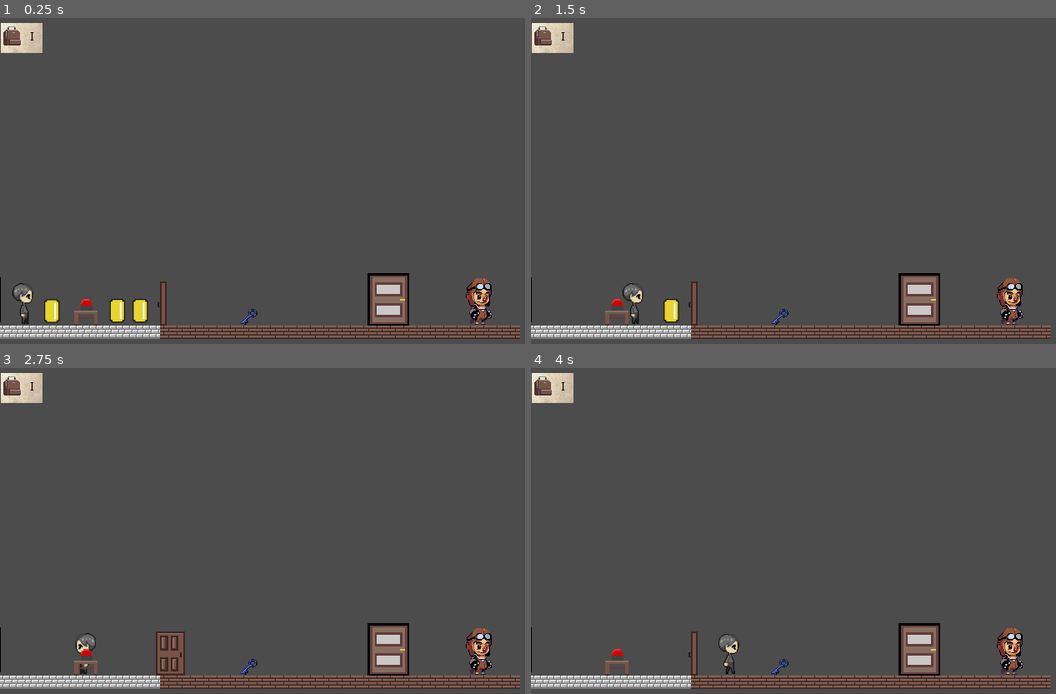
Above: before the commit, frames 1-4 (two rows, left to right).
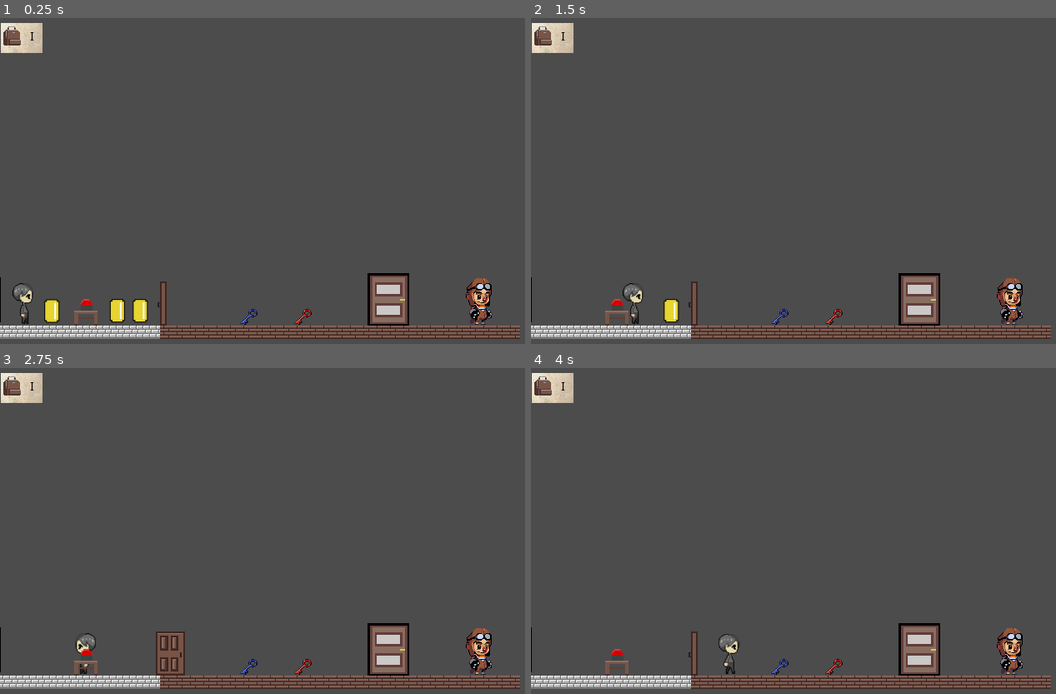
Above: after the commit, the same moments.

Repository: bkuon/Reverie
Game: Godot game, scene res://world.tscn
Two runs of this game, one before a commit and one after it. Both use one fixed random seed, a clock stepped at 60 frames per second and the inputs below. The engine's default icon, where the game draws it, is replaced by a stand-in: a white triangle on a blue panel in a dark square.
Inputs:
- Up to frame 1 (0.25 s): no input
- Up to frame 2 (1.5 s): tap Enter at 0.5 s; hold Right (ui_right) from 0.53 s (still down); tap Z (interact) at 0.6 s; tap Up (ui_up) at 0.77 s; tap A (enter_door) at 1.35 s
- Up to frame 3 (2.75 s): tap Up (ui_up) at 1.52 s; tap Z (interact) at 1.55, 2.1 s; release Right (ui_right) at 2.03 s; hold Left (ui_left) from 2.03 s (still down)
- Up to frame 4 (4 s): release Left (ui_left) at 2.78 s; hold Right (ui_right) from 2.78 s (still down); tap Z (interact) at 2.85, 3.8 s; tap Up (ui_up) at 3.02, 3.77 s; tap A (enter_door) at 3.6 s

The runs differ from the first frame. In frame 1, less than 0.1% of the frame differs, in the area x 56-60%, y 89-95%; in frame 2, less than 0.1%; in frame 3, less than 0.1%; in frame 4, less than 0.1%.

Commit message:
Added red key, made inventory items more dynamic

Diff:
--- a/bluekey.gd
+++ b/bluekey.gd
@@ -6,12 +6,14 @@
 var can_interact = false
 onready var globals = get_node("/root/Globals")
 
+
 func _input(event):
 	if event is InputEventKey:
 		if event.pressed and event.scancode == KEY_Z and can_interact:
-			var bodies = $bluekey.get_overlapping_bodies()
-			for b in bodies:
-				if b.name == "MC_Sprite":
-					globals.addToInventory("bluekey") #Add item to inventory using image name
-					print("Blue Key added to Inventory.")
-					queue_free()
+			var inv_items = get_tree().get_nodes_in_group("inventoryItem")
+			for inv in inv_items:
+				var bodies = inv.get_overlapping_bodies()
+				for b in bodies:
+					if b.name == "MC_Sprite":
+						globals.addToInventory(inv.name) #Add item to inventory using image name
+						remove_child(inv) # Remove that inventory item from view
--- a/world.tscn
+++ b/world.tscn
@@ -6,28 +6,29 @@
 [ext_resource path="res://images/MC/MC-3.png" type="Texture" id=4]
 [ext_resource path="res://bluekey.gd" type="Script" id=5]
 [ext_resource path="res://images/Items/bluekey.png" type="Texture" id=6]
-[ext_resource path="res://dooropenclose.gd" type="Script" id=7]
-[ext_resource path="res://images/Items/doorclosed.png" type="Texture" id=8]
-[ext_resource path="res://images/tilesets/basic.tres" type="TileSet" id=9]
-[ext_resource path="res://button.gd" type="Script" id=10]
-[ext_resource path="res://images/Items/table1.png" type="Texture" id=11]
-[ext_resource path="res://images/Items/Button/button1.png" type="Texture" id=12]
-[ext_resource path="res://images/Items/Button/button2.png" type="Texture" id=13]
-[ext_resource path="res://images/Items/Button/button3.png" type="Texture" id=14]
-[ext_resource path="res://images/Items/Button/button5.png" type="Texture" id=15]
-[ext_resource path="res://images/Items/Button/button4.png" type="Texture" id=16]
-[ext_resource path="res://Coin.gd" type="Script" id=17]
-[ext_resource path="res://images/Items/Coin.png" type="Texture" id=18]
-[ext_resource path="res://NPC.gd" type="Script" id=19]
-[ext_resource path="res://images/npcIdle.png" type="Texture" id=20]
-[ext_resource path="res://DialogueParser.gd" type="Script" id=21]
-[ext_resource path="res://Door.tscn" type="PackedScene" id=22]
-[ext_resource path="res://icon.png" type="Texture" id=23]
-[ext_resource path="res://inventory.gd" type="Script" id=24]
-[ext_resource path="res://images/backgrounds/minipaperbg.png" type="Texture" id=25]
-[ext_resource path="res://images/Items/bag.png" type="Texture" id=26]
-[ext_resource path="res://images/backgrounds/paperbackground.png" type="Texture" id=27]
-[ext_resource path="res://images/backgrounds/itembackground.png" type="Texture" id=28]
+[ext_resource path="res://images/Items/redkey.png" type="Texture" id=7]
+[ext_resource path="res://dooropenclose.gd" type="Script" id=8]
+[ext_resource path="res://images/Items/doorclosed.png" type="Texture" id=9]
+[ext_resource path="res://images/tilesets/basic.tres" type="TileSet" id=10]
+[ext_resource path="res://button.gd" type="Script" id=11]
+[ext_resource path="res://images/Items/table1.png" type="Texture" id=12]
+[ext_resource path="res://images/Items/Button/button1.png" type="Texture" id=13]
+[ext_resource path="res://images/Items/Button/button2.png" type="Texture" id=14]
+[ext_resource path="res://images/Items/Button/button3.png" type="Texture" id=15]
+[ext_resource path="res://images/Items/Button/button5.png" type="Texture" id=16]
+[ext_resource path="res://images/Items/Button/button4.png" type="Texture" id=17]
+[ext_resource path="res://Coin.gd" type="Script" id=18]
+[ext_resource path="res://images/Items/Coin.png" type="Texture" id=19]
+[ext_resource path="res://NPC.gd" type="Script" id=20]
+[ext_resource path="res://images/npcIdle.png" type="Texture" id=21]
+[ext_resource path="res://DialogueParser.gd" type="Script" id=22]
+[ext_resource path="res://Door.tscn" type="PackedScene" id=23]
+[ext_resource path="res://icon.png" type="Texture" id=24]
+[ext_resource path="res://inventory.gd" type="Script" id=25]
+[ext_resource path="res://images/backgrounds/minipaperbg.png" type="Texture" id=26]
+[ext_resource path="res://images/Items/bag.png" type="Texture" id=27]
+[ext_resource path="res://images/backgrounds/paperbackground.png" type="Texture" id=28]
+[ext_resource path="res://images/backgrounds/itembackground.png" type="Texture" id=29]
 
 [sub_resource type="SpriteFrames" id=1]
 animations = [ {
@@ -99,15 +100,16 @@
 [node name="CollisionShape2D" type="CollisionShape2D" parent="MC_Sprite/Area2D"]
 shape = SubResource( 3 )
 
-[node name="keyObject" type="RigidBody2D" parent="." groups=[
-"inventoryItem",
-]]
+[node name="keyObject" type="RigidBody2D" parent="."]
 collision_layer = 2
 collision_mask = 2
 gravity_scale = 0.0
 script = ExtResource( 5 )
 
-[node name="bluekey" type="Area2D" parent="keyObject"]
+[node name="bluekey" type="Area2D" parent="keyObject" groups=[
+"inventoryItem",
+]]
+editor/display_folded = true
 position = Vector2( 296.181, 418.315 )
 gravity_point = true
 gravity_vec = Vector2( 0, 0 )
@@ -124,9 +126,29 @@
 position = Vector2( 1.55856, 2.81018 )
 shape = SubResource( 4 )
 
+[node name="redkey" type="Area2D" parent="keyObject" groups=[
+"inventoryItem",
+]]
+editor/display_folded = true
+position = Vector2( 361.161, 418.315 )
+gravity_point = true
+gravity_vec = Vector2( 0, 0 )
+__meta__ = {
+"_edit_group_": true
+}
+
+[node name="Sprite" type="Sprite" parent="keyObject/redkey"]
+position = Vector2( 1.02673, 2.82336 )
+scale = Vector2( 0.775414, 0.695201 )
+texture = ExtResource( 7 )
+
+[node name="CollisionShape2D" type="CollisionShape2D" parent="keyObject/redkey"]
+position = Vector2( 1.55856, 2.81018 )
+shape = SubResource( 4 )
+
 [node name="doorObject" type="StaticBody2D" parent="."]
 editor/display_folded = true
-script = ExtResource( 7 )
+script = ExtResource( 8 )
 
 [node name="CollisionShape2D2" type="CollisionShape2D" parent="doorObject"]
 position = Vector2( 196.944, 405.818 )
Binary file added: images/Items/redkey.png
Not shown, added: images/Items/redkey.png.import
Not shown: 27 places in world.tscn that only renumber resources
